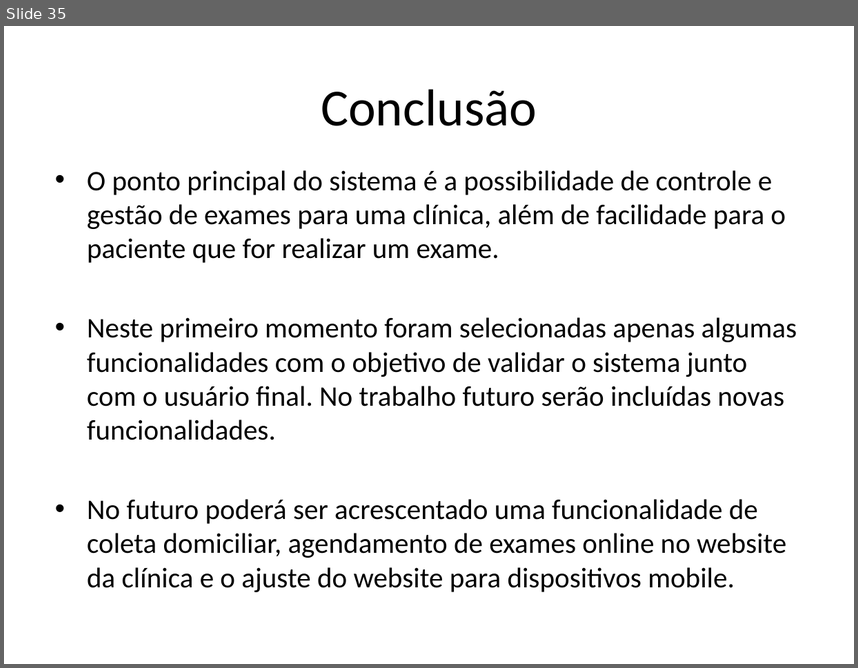
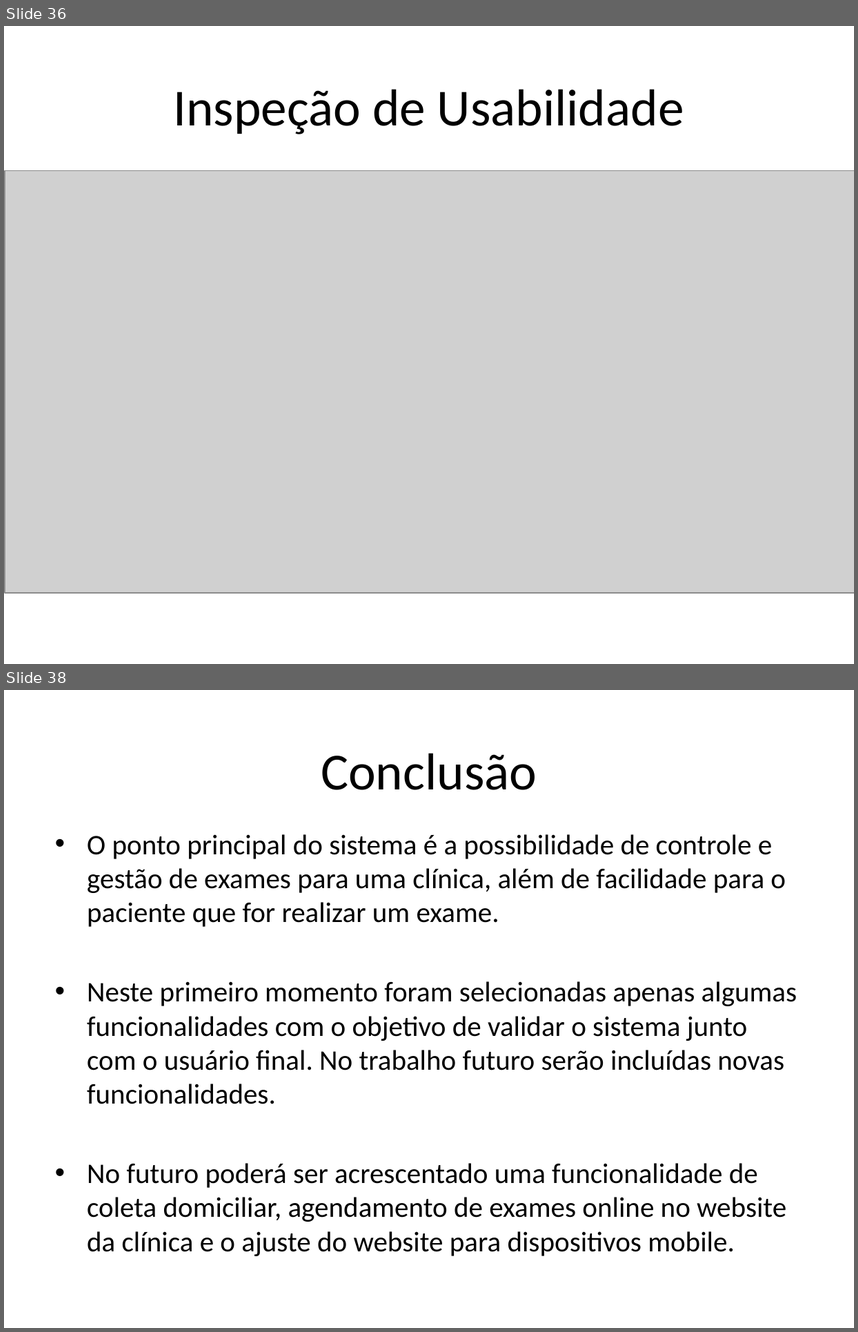
Before and after one commit to kokmz/TCCHUE, a slide deck: documentacao/G4_Apresentacao2sem2014_Final.pptx. Shown one above the other, each under a label of ours: slide 35 before the commit, slides 36 and 38 after it; the slides between them are not shown. The pictures are 858x668 and 858x1332 pixels, drawn with LibreOffice and Linux fonts; fonts in the diff are those of the drawing; grey boxes stand for pictures; background and template pictures are left out. Boxes give left, top, right and bottom in pixels: in the first picture for what was removed or moved away, otherwise in the second. Text is boxed around its words. In the diff, an @@ line names an element or a change of style, - is before the commit and + after.

Commit message:
Correção da apresentação: guidelines e Inspeção de Usabilidade

```diff
--- a/documentacao/G4_Apresentacao2sem2014_Final.pptx
+++ b/documentacao/G4_Apresentacao2sem2014_Final.pptx
@@ slide 36 added at box(4, 26, 854, 664), background picture (left out) @@
@@ title added at box(173, 89, 684, 134), 44 pt, text #000000 @@
+Inspeção de Usabilidade
@@ picture added at box(5, 170, 854, 592) @@
@@ what was slide 35 is now slide 38 @@
```
Also in this commit, not shown: 1 slide changed, 4 other slides added, 2 slides removed.
